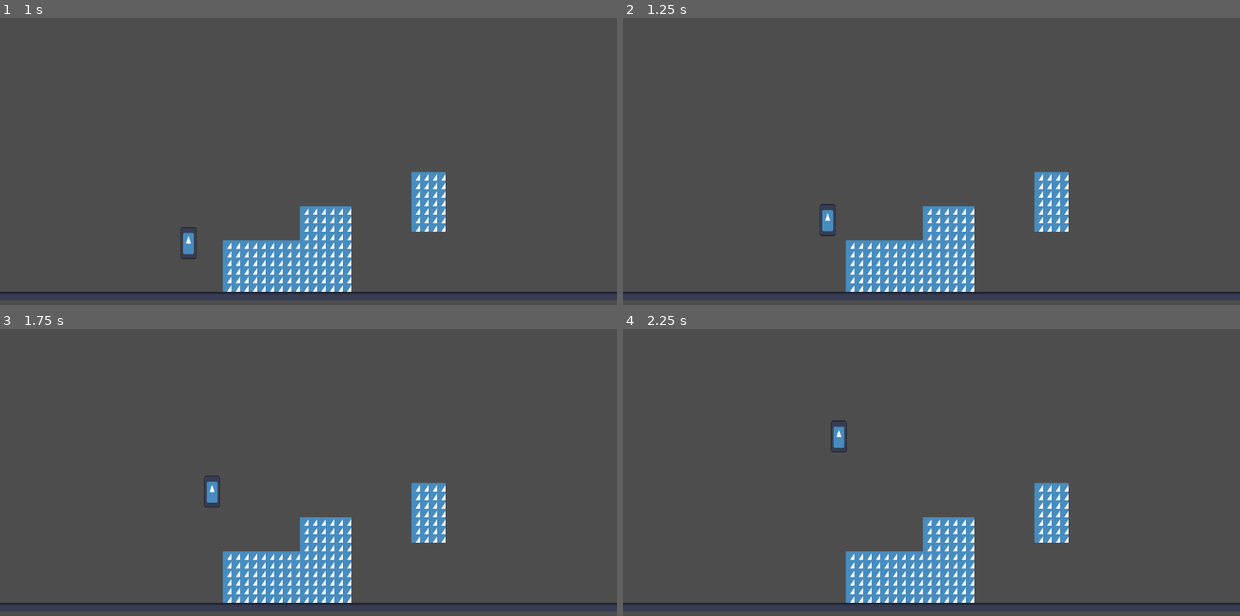
Above: before the commit, frames 1-4 (two rows, left to right).
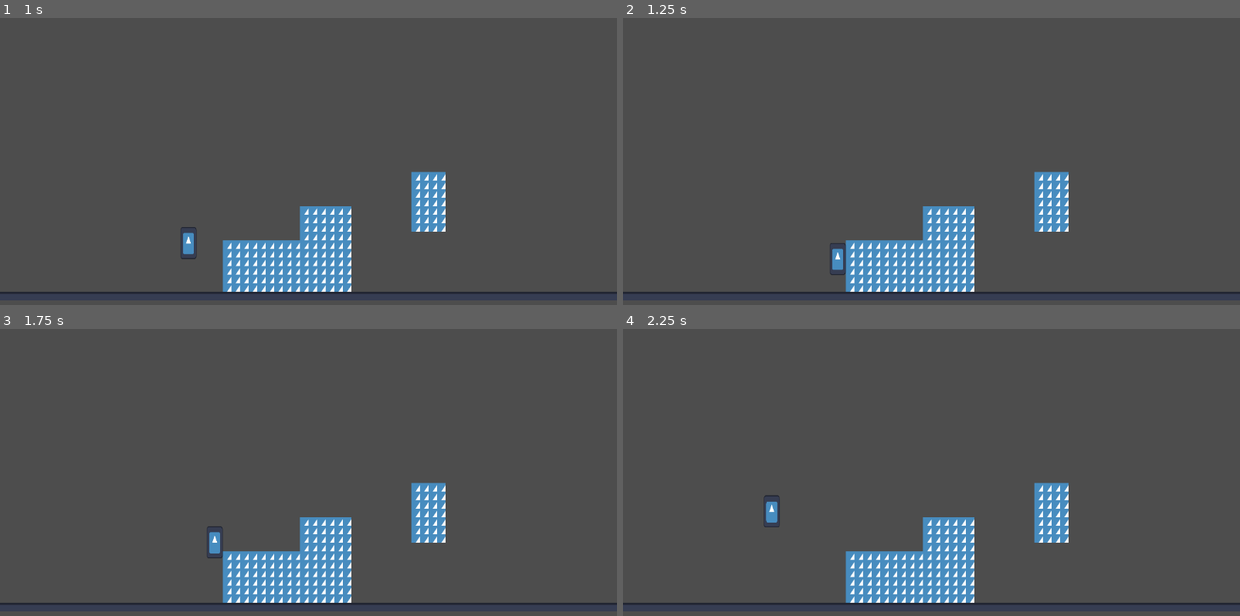
Above: after the commit, the same moments.

Repository: The-Necrodancer/Update-Jam
Game: Godot game, scene res://test_world.tscn
Two runs of this game, one before a commit and one after it. Both use one fixed random seed, a clock stepped at 60 frames per second and the inputs below. The engine's default icon, where the game draws it, is replaced by a stand-in: a white triangle on a blue panel in a dark square.
Inputs:
- Up to frame 1 (1 s): hold D (right) from 0.53 s (still down); tap Space (jump) at 0.6, 0.77 s
- Up to frame 2 (1.25 s): keep holding D (right); tap Space (jump) at 1.07 s
- Up to frame 3 (1.75 s): release D (right) at 1.28 s; hold S (down) from 1.28 s (still down); tap Space (jump) at 1.35, 1.52 s
- Up to frame 4 (2.25 s): tap Space (jump) at 1.82, 2.1 s; release S (down) at 2.03 s; hold D (right) from 2.03 s (still down)

Frame 1 is identical in both runs. In frame 2, 0.3% of the frame differs, in the area x 31-37%, y 64-90%; in frame 3, 0.3%; in frame 4, 0.4%, in the area x 22-37%, y 31-70%.

Commit message:
Walljump

Diff:
--- a/update-jam/Player/player.gd
+++ b/update-jam/Player/player.gd
@@ -6,7 +6,8 @@
 @export var wall_check_right : ShapeCast2D
 @export var wall_check_left : ShapeCast2D
 
-var can_wall_jump : bool = false
+#"unlock" variables
+var can_wall_jump : bool = true
 var can_climb : bool = false
 
 #movement variables
@@ -33,6 +34,8 @@
 #wall sliding + jumping
 const max_wall_slide_vel = 80
 var is_wall_sliding : bool = false
+var timer_wall_slide_cd : float = 0.2
+const wall_slide_cooldown : float = 0.2
 const wall_jump_speed : float = 400
 
 func _ready() -> void:
@@ -63,7 +66,7 @@
 
 	#wall slide
 	if(velocity.y > 0):
-		if(get_wall_dir() != 0 ):
+		if(get_wall_dir() != 0  && can_wall_jump && timer_wall_slide_cd <= 0):
 			velocity.y = min(max_wall_slide_vel,velocity.y)
 			is_wall_sliding = true
 		else:
@@ -84,6 +87,8 @@
 		timer_jumpcd -= delta
 	if timer_coyote > 0:
 		timer_coyote -= delta
+	if timer_wall_slide_cd > 0:
+		timer_wall_slide_cd -= delta
 
 func jump():
 	#detect if its a wall or ground jump
@@ -93,10 +98,12 @@
 			timer_jumpcd = jump_cooldown
 			is_grounded = false
 	else: #deprioritizes the walljump by being secondary to grounded
-		if(timer_jumpcd <= 0):
+		if(timer_jumpcd <= 0 && can_wall_jump && get_wall_dir() != 0 && is_wall_sliding):
 			velocity = Vector2(-1 * get_wall_dir() * wall_jump_speed,jump_vel * -1)
 			timer_jumpcd = jump_cooldown
 			is_grounded = false
+			is_wall_sliding = false
+			timer_wall_slide_cd = wall_slide_cooldown
 
 func jump_release():
 	if velocity.y < 0:
@@ -104,8 +111,10 @@
 
 #gets wall directions
 func get_wall_dir():
-	if wall_check_left.is_colliding() && move_input.x < 0:
+	if !can_wall_jump:
+		return 0
+	if wall_check_left.is_colliding():
 		return -1
-	if (wall_check_right.is_colliding() && move_input.x > 0):
+	if wall_check_right.is_colliding():
 		return 1
 	return 0
